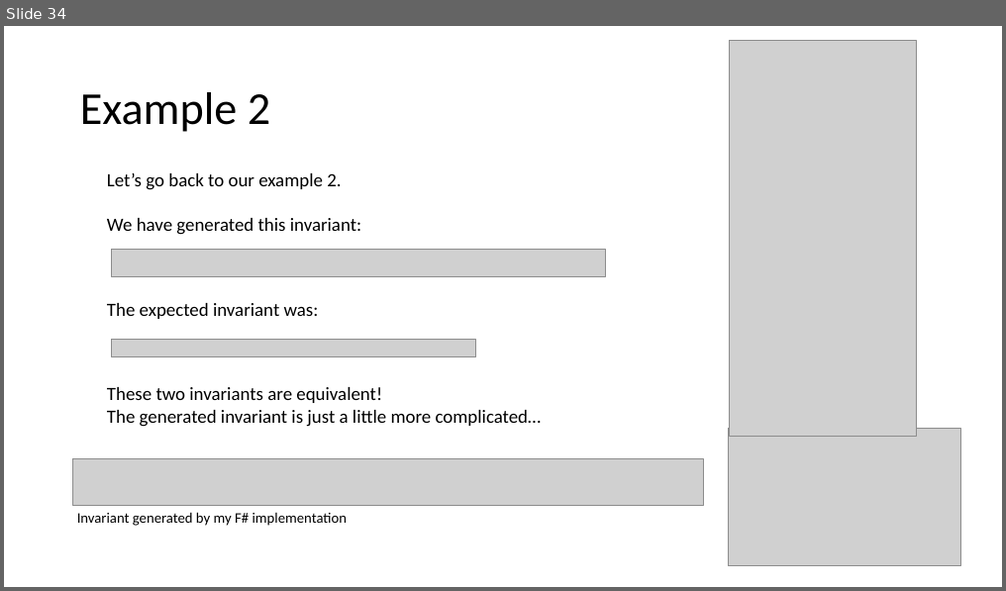
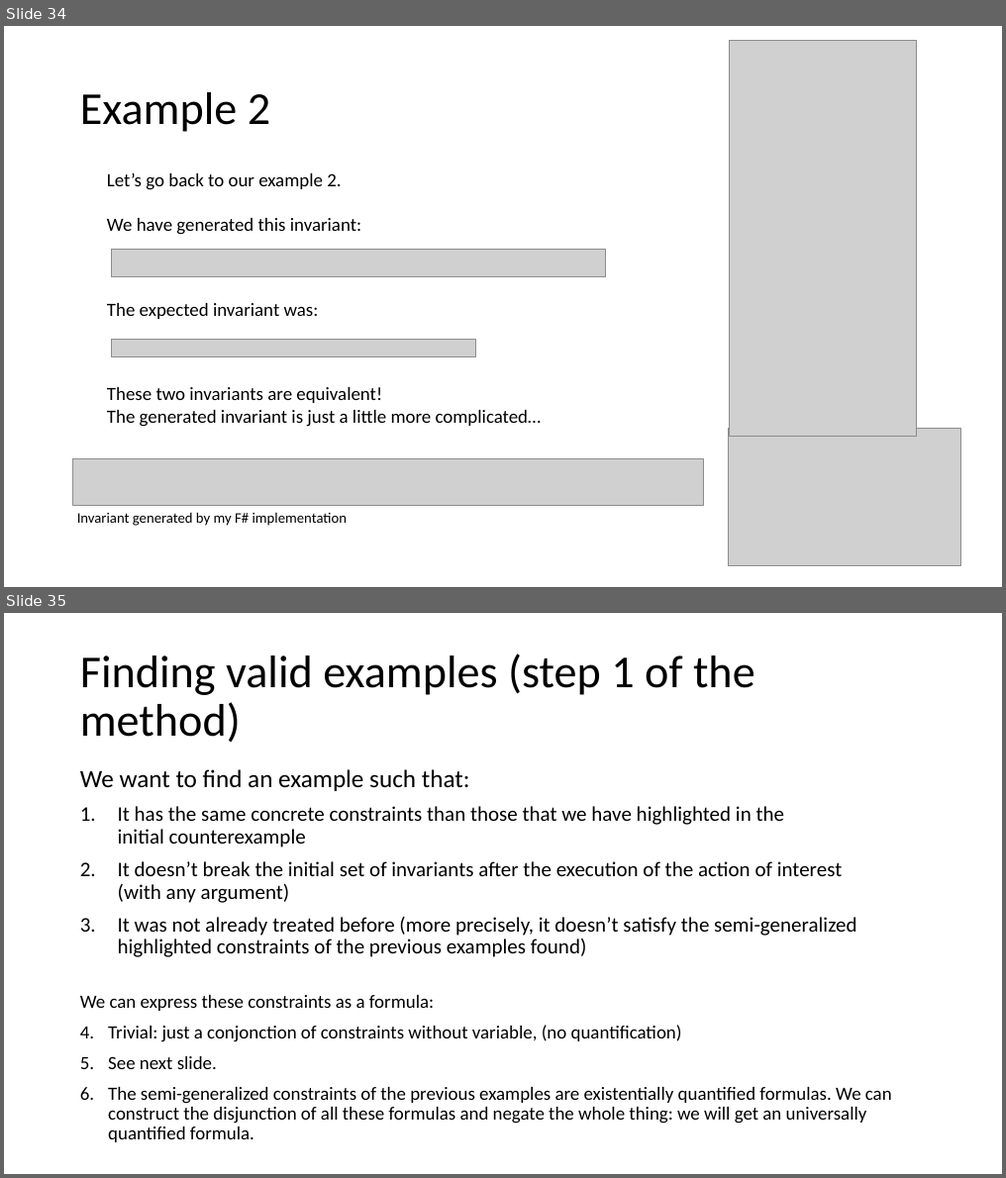
Before and after one commit to tjhance/ivy-research, a slide deck: invariant_synthesis/Invariant Synthesis.pptx. Shown one above the other, each under a label of ours: slide 34 before the commit, slides 34 and 35 after it. The pictures are 1006x591 and 1006x1178 pixels, drawn with LibreOffice and Linux fonts; fonts in the diff are those of the drawing; grey boxes stand for pictures. Boxes give left, top, right and bottom in pixels: in the first picture for what was removed or moved away, otherwise in the second. Text is boxed around its words. In the diff, an @@ line names an element or a change of style, - is before the commit and + after.

```diff
--- a/invariant_synthesis/Invariant Synthesis.pptx
+++ b/invariant_synthesis/Invariant Synthesis.pptx
@@ slide 35 added at [4,613,1002,1174], background #FFFFFF @@
@@ title added at [80,654,755,743], 44 pt, text #000000 @@
+Finding valid examples (step 1 of the method)
@@ text added at [80,769,892,1143], 18 pt, text #000000 @@
+We want to find an example such that:
+1. It has the same concrete constraints than those that we have highlighted in the
+   initial counterexample
+2. It doesn’t break the initial set of invariants after the execution of the action of interest
+   (with any argument)
+3. It was not already treated before (more precisely, it doesn’t satisfy the semi-generalized highlighted constraints of the previous examples found)
+We can express these constraints as a formula:
+1. Trivial: just a conjonction of constraints without variable, (no quantification)
+2. See next slide.
+3. The semi-generalized constraints of the previous examples are existentially quantified formulas. We can construct the disjunction of all these formulas and negate the whole thing: we will get an universally quantified formula.
```
Also in this commit, not shown: 3 slides changed, 2 other slides added.
